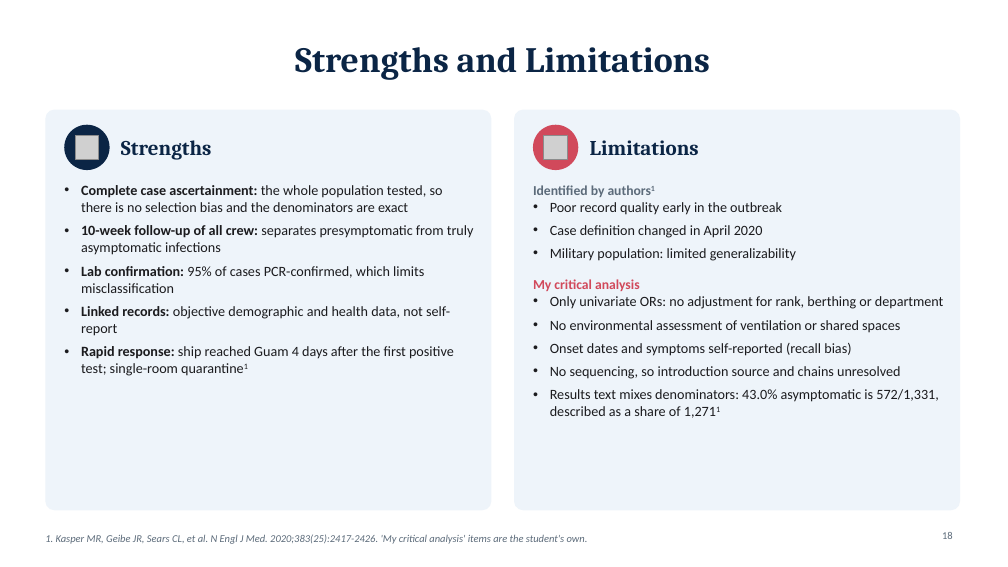
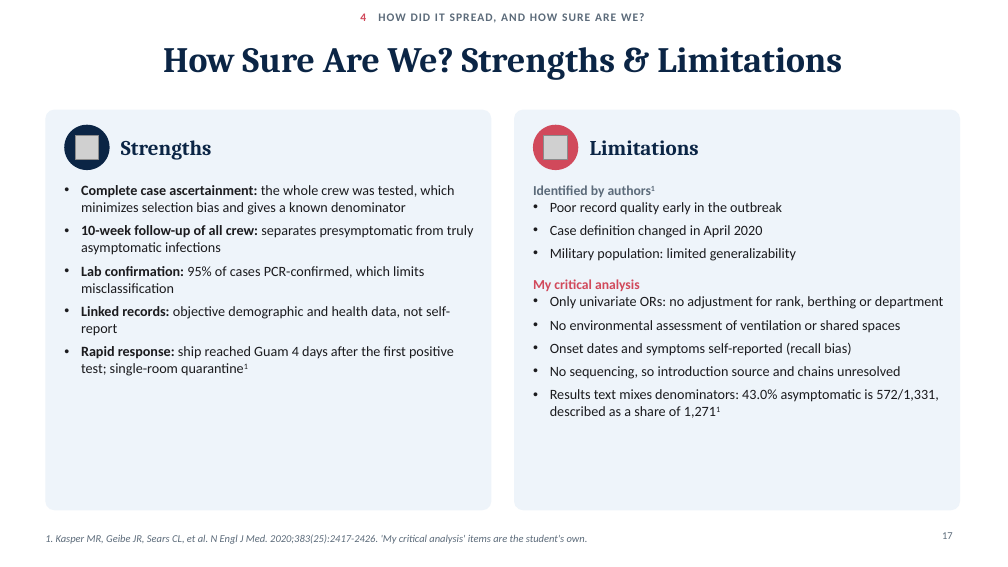
Before and after one commit to adebowa96/Research, a slide deck: slide 17 of Outbreak_of_the_Day/Covid19_Aircraft_Carrier_Outbreak.pptx (slide 18 before the commit). Drawn at 1008x567 pixels with LibreOffice and Linux fonts; fonts in the diff are those of the drawing; grey boxes stand for pictures. Boxes give left, top, right and bottom in pixels: in the first picture for what was removed or moved away, otherwise in the second. Text is boxed around its words. In the diff, an @@ line names an element or a change of style, - is before the commit and + after.

```diff
--- a/Outbreak_of_the_Day/Covid19_Aircraft_Carrier_Outbreak.pptx
+++ b/Outbreak_of_the_Day/Covid19_Aircraft_Carrier_Outbreak.pptx
@@ text added at (360,13,645,23), 11 pt, text #5C6B7A, bold @@
+4 HOW DID IT SPREAD, AND HOW SURE ARE WE?
@@ title at (163,47,842,80): text changed @@
-Strengths and Limitations
+How Sure Are We? Strengths & Limitations
@@ text at (81,185,454,215): text changed @@
-• Complete case ascertainment: the whole population tested, so there is no selection bias and the denominators are exact
+• Complete case ascertainment: the whole crew was tested, which minimizes selection bias and gives a known denominator
@@ page number at (942,532,953,539): text changed @@
-18
+17
```
Also in this commit, not shown: 18 other slides changed.
